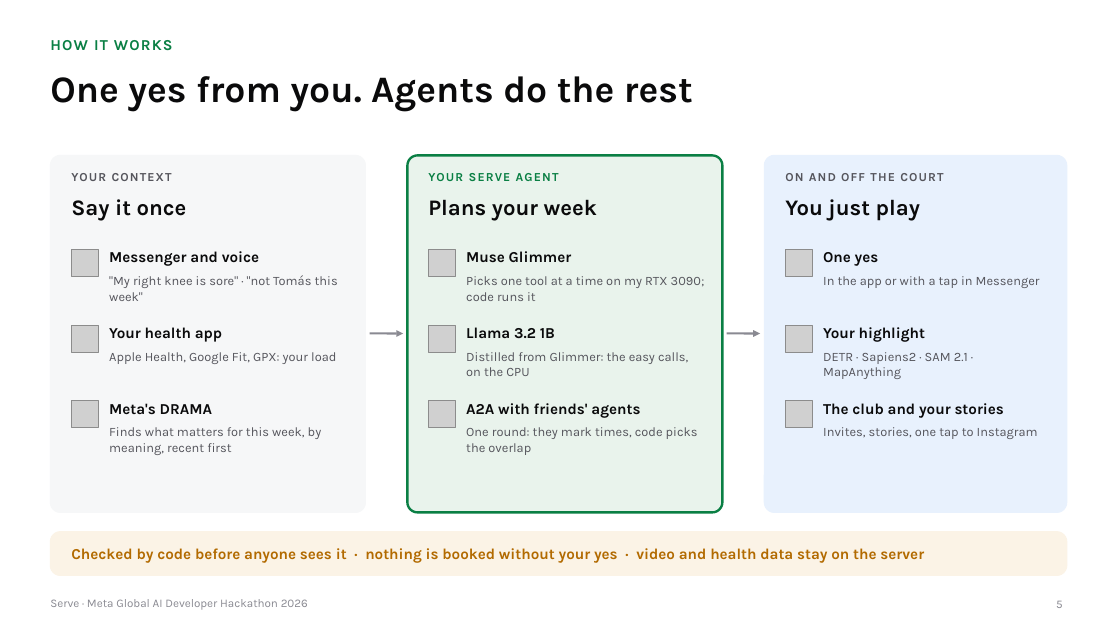
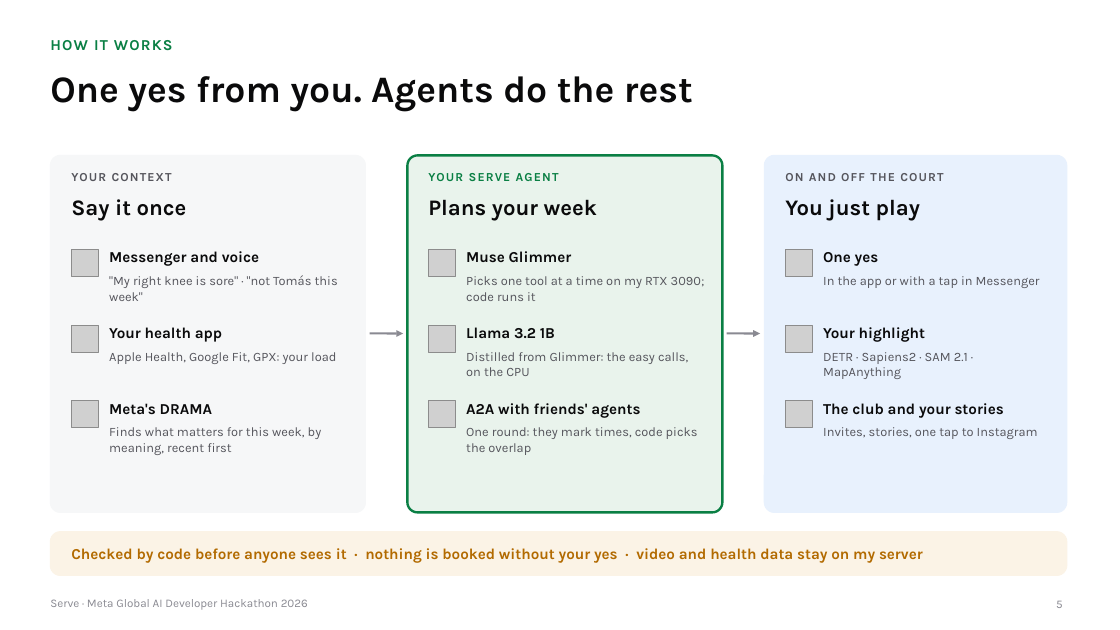
Before and after one commit to gino6178/serve-meta-hackathon, a slide deck: slide 5 of video/deck/Serve_Meta_deck.pptx. Drawn at 1120x630 pixels with LibreOffice and Linux fonts; fonts in the diff are those of the drawing; grey boxes stand for pictures. Boxes give left, top, right and bottom in pixels: in the first picture for what was removed or moved away, otherwise in the second. Text is boxed around its words. In the diff, an @@ line names an element or a change of style, - is before the commit and + after.

```diff
--- a/video/deck/Serve_Meta_deck.pptx
+++ b/video/deck/Serve_Meta_deck.pptx
@@ text at <box>71,548,923,563</box>: text changed @@
-Checked by code before anyone sees it · nothing is booked without your yes · video and health data stay on the server
+Checked by code before anyone sees it · nothing is booked without your yes · video and health data stay on my server
```
Also in this commit, not shown: 10 other slides changed, 4 other files.
